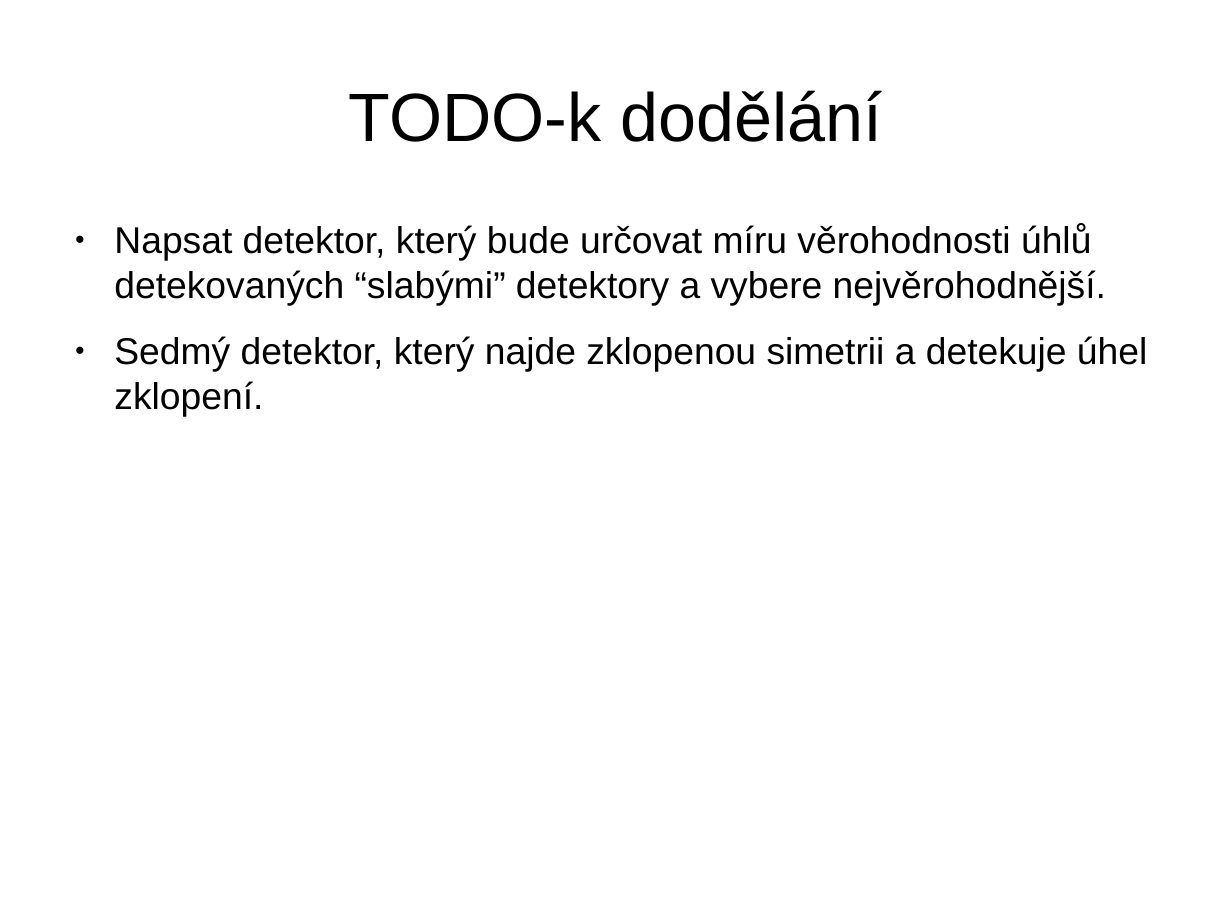
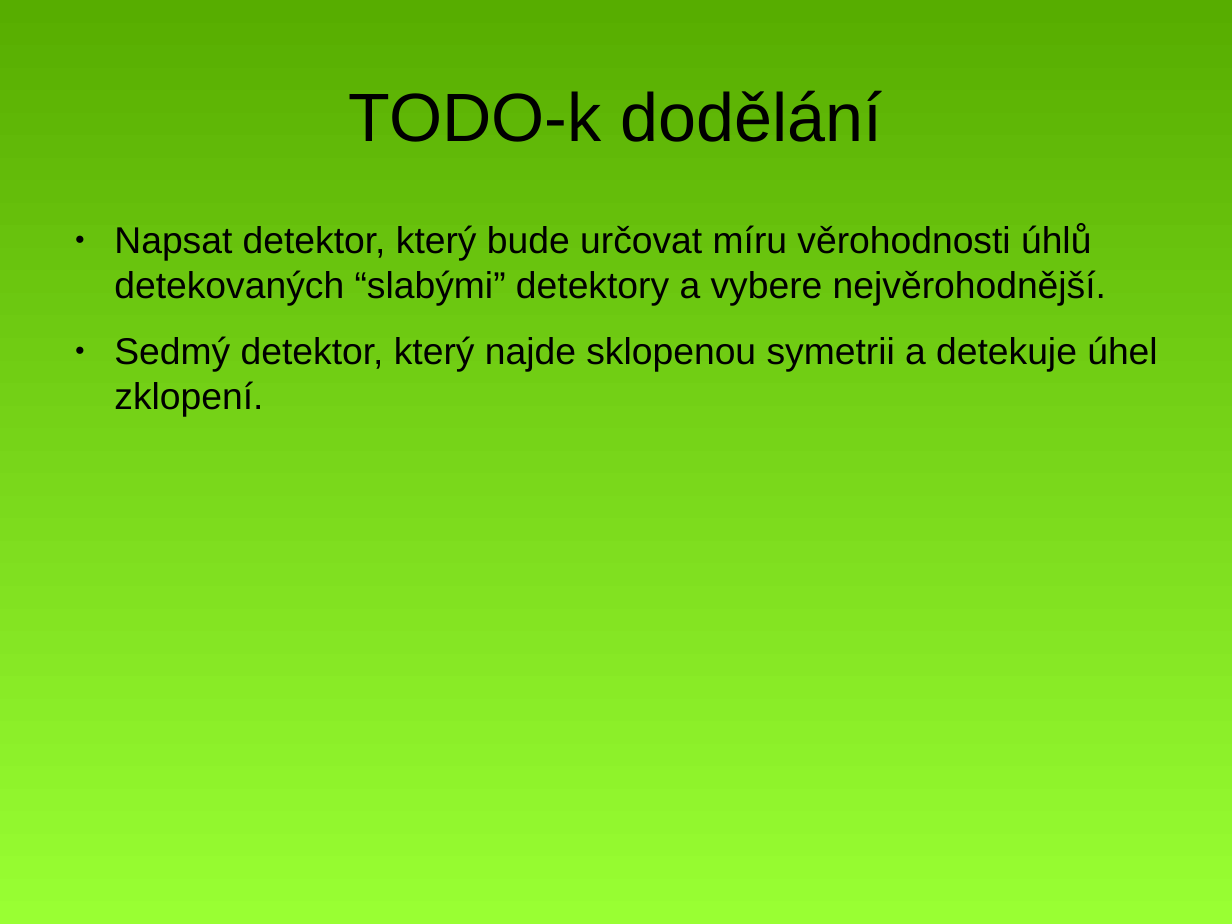
Before and after one commit to MichalBusta/skewDetection, a slide deck: slide 12 of doc/Skew_Detection.odp. Drawn at 1232x924 pixels with LibreOffice and Linux fonts; fonts in the diff are those of the drawing. Boxes give left, top, right and bottom in pixels: in the first picture for what was removed or moved away, otherwise in the second. Text is boxed around its words. In the diff, an @@ line names an element or a change of style, - is before the commit and + after.

```diff
--- a/doc/Skew_Detection.odp
+++ b/doc/Skew_Detection.odp
@@ background #FFFFFF to gradient #99FF33 to #57AD00 @@
@@ text at box(114, 336, 1157, 417): text changed @@
-● Sedmý detektor, který najde zklopenou simetrii a detekuje úhel zklopení.
+● Sedmý detektor, který najde sklopenou symetrii a detekuje úhel zklopení.
```
Also in this commit, not shown: 10 other slides changed, 1 slide added, 1 slide removed, 10 other files.
